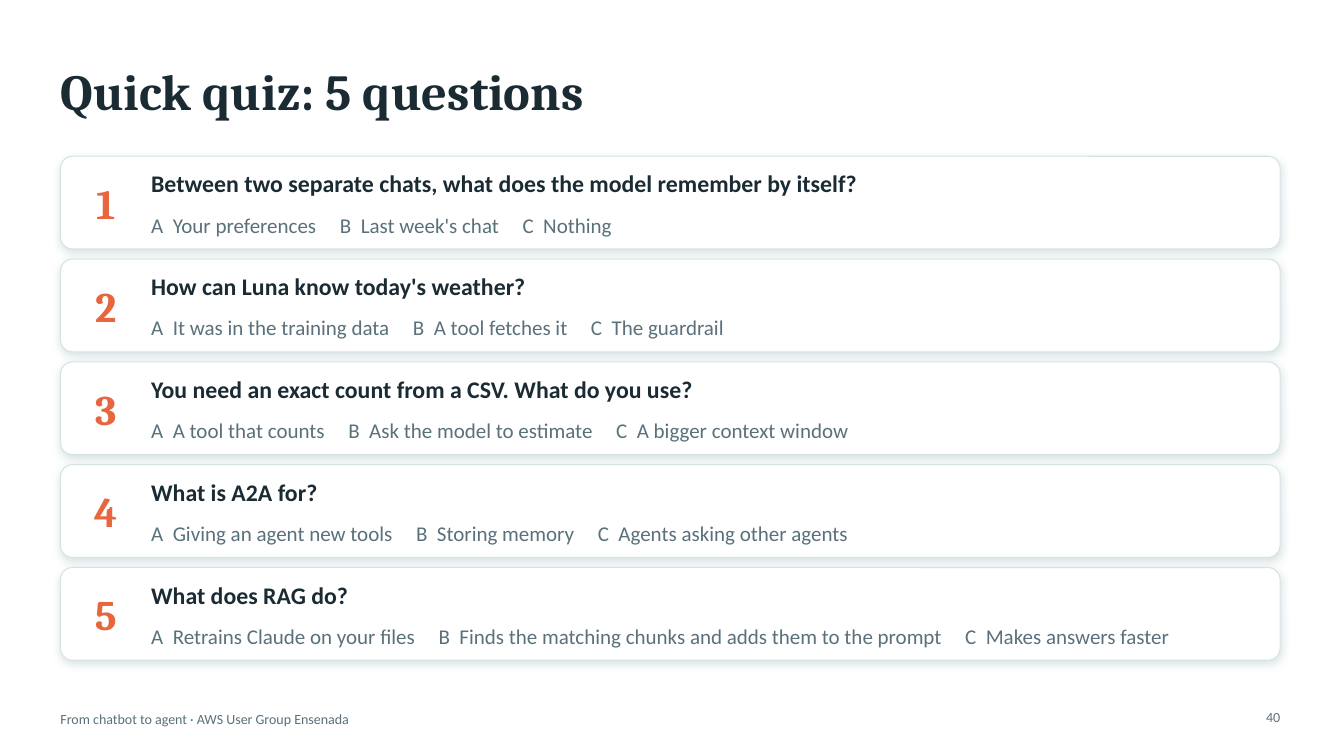
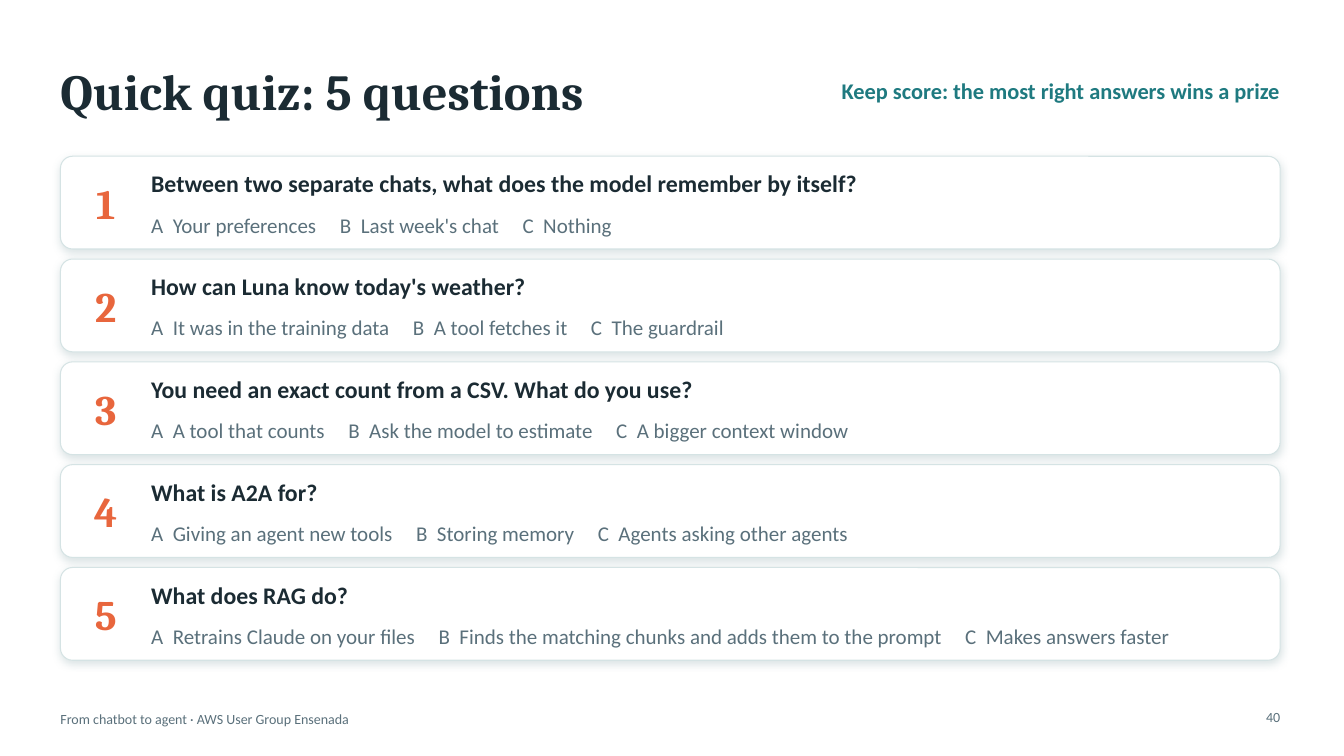
Before and after one commit to aws-ug-ensenada/claude-on-aws-ensenada, a slide deck: slide 40 of docs/slides/claude-on-aws-ensenada.pptx. Drawn at 1344x756 pixels with LibreOffice and Linux fonts; fonts in the diff are those of the drawing. Boxes give left, top, right and bottom in pixels: in the first picture for what was removed or moved away, otherwise in the second. Text is boxed around its words. In the diff, an @@ line names an element or a change of style, - is before the commit and + after.

```diff
--- a/docs/slides/claude-on-aws-ensenada.pptx
+++ b/docs/slides/claude-on-aws-ensenada.pptx
@@ text added at [842,83,1279,103], 16 pt, text #1F7A80, bold @@
+Keep score: the most right answers wins a prize
```
Also in this commit, not shown: 1 other slide changed, 4 other files.
